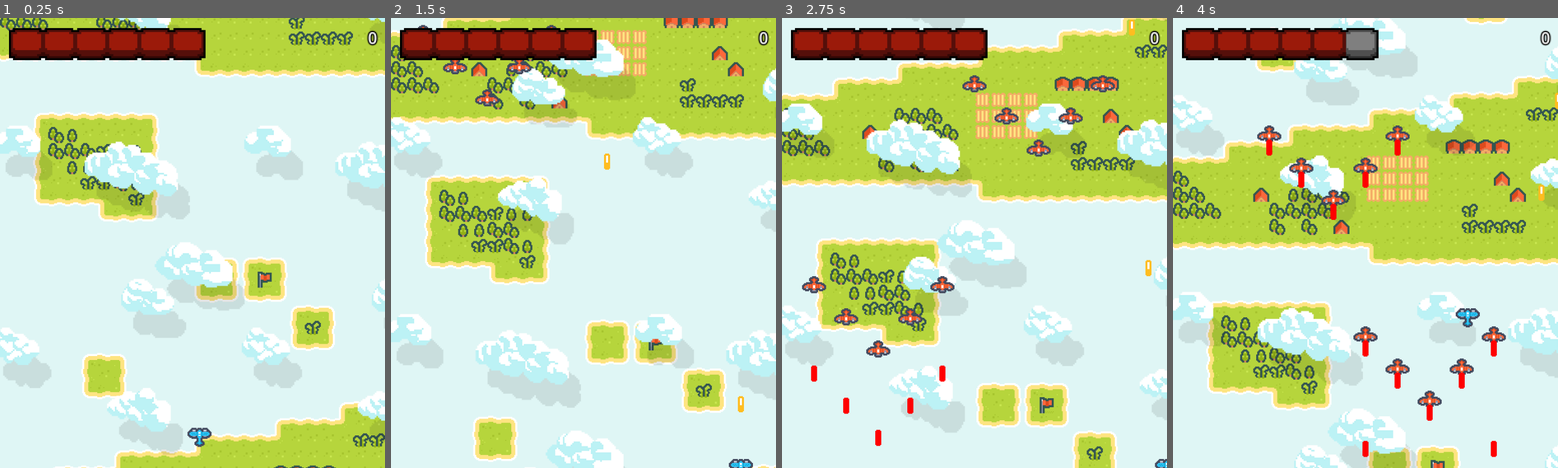
Above: before the commit, frames 1-4 (left to right).
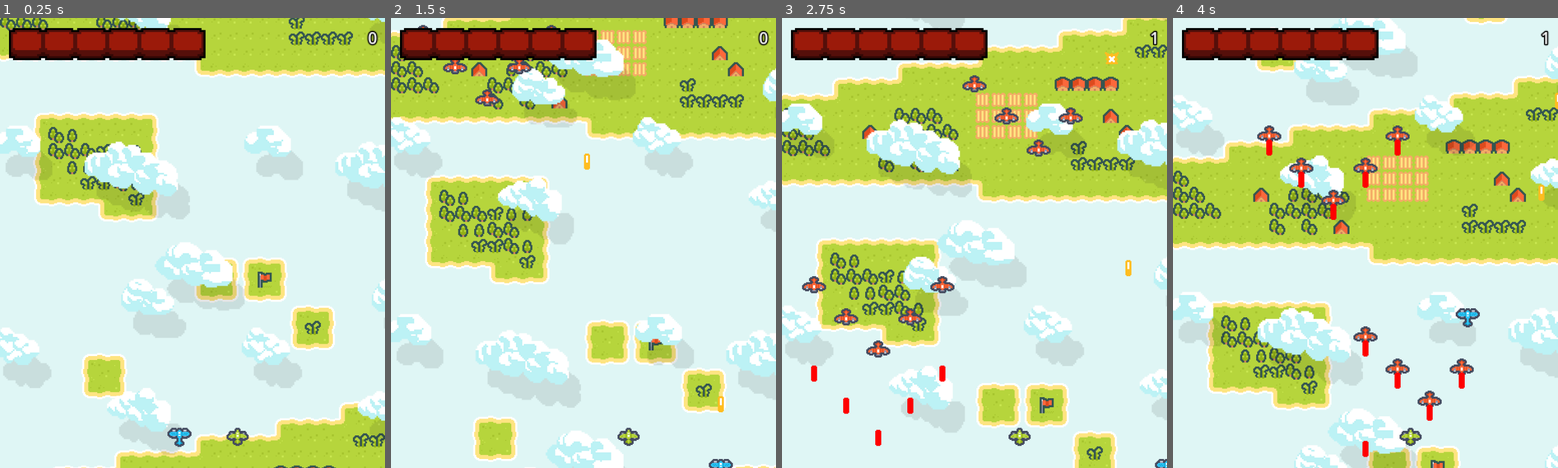
Above: after the commit, the same moments.

Repository: ProsaurusRex/Bullet-Hell-Lessons
Game: Godot game, scene res://game.tscn
The game is run twice, just before and just after one commit, with the same random seed, the same clock (stepped at 60 frames per second) and the same inputs.
Inputs:
- Up to frame 1 (0.25 s): no input
- Up to frame 2 (1.5 s): hold D (p1_right) 0.53-1.28 s; tap Space (p1_shoot) at 0.6, 1.35 s; hold S (p1_down) from 1.28 s (still down)
- Up to frame 3 (2.75 s): release S (p1_down) at 2.03 s; hold D (p1_right) from 2.03 s (still down); tap Space (p1_shoot) at 2.1 s
- Up to frame 4 (4 s): release D (p1_right) at 2.78 s; hold W (p1_up) 2.78-3.53 s; tap Space (p1_shoot) at 2.85, 3.6 s; hold A (p1_left) from 3.53 s (still down)

The runs differ from the first frame. In frame 1, 0.5% of the frame differs, in the area x 43-65%, y 91-96%; in frame 2, 0.6%; in frame 3, 0.6%; in frame 4, 1.0%, in the area x 44-99%, y 2-98%.

Commit message:
2 Players

Diff:
--- a/game.tscn
+++ b/game.tscn
@@ -7,6 +7,7 @@
 [ext_resource type="PackedScene" uid="uid://bnoywjb27d21m" path="res://bullet.tscn" id="4_rs8is"]
 [ext_resource type="Texture2D" uid="uid://c1naoplovwnwx" path="res://Sprites/empty_bar.png" id="4_vv5gn"]
 [ext_resource type="Texture2D" uid="uid://miky8mi4ni4l" path="res://Sprites/health_bar.png" id="5_ah4lj"]
+[ext_resource type="Texture2D" uid="uid://42vjpci0pg3w" path="res://Sprites/Ships/ship_0006.png" id="5_bqg38"]
 
 [sub_resource type="LabelSettings" id="LabelSettings_u5r7a"]
 outline_size = 5
@@ -22,10 +23,22 @@
 zoom = Vector2(2, 2)
 
 [node name="Player" parent="." node_paths=PackedStringArray("bullet_manager") instance=ExtResource("2_4sqo1")]
-position = Vector2(199, 417)
+position = Vector2(179, 417)
 rotation = -1.5708
 bullet_scene = ExtResource("4_rs8is")
 bullet_manager = NodePath("../Bullets")
+
+[node name="Player2" parent="." node_paths=PackedStringArray("bullet_manager") instance=ExtResource("2_4sqo1")]
+position = Vector2(237, 417)
+rotation = -1.5708
+player_sprite = ExtResource("5_bqg38")
+bullet_scene = ExtResource("4_rs8is")
+bullet_manager = NodePath("../Bullets")
+up = "p2_up"
+down = "p2_down"
+left = "p2_left"
+right = "p2_right"
+shoot = "p2_shoot"
 
 [node name="Enemies" type="Node2D" parent="."]
 
@@ -58,4 +71,5 @@
 texture_progress = ExtResource("5_ah4lj")
 
 [connection signal="damage_taken" from="Player" to="." method="_on_player_damage_taken"]
+[connection signal="damage_taken" from="Player2" to="." method="_on_player_damage_taken"]
 [connection signal="timeout" from="Timers/EnemyTimer" to="." method="_on_enemy_timer_timeout"]
--- a/player.gd
+++ b/player.gd
@@ -5,6 +5,7 @@
 @onready var gun_marker: Marker2D = $Marker2D
 
 # Variables for Bullets and Shooting
+@export var player_sprite: Texture = preload("res://Sprites/Ships/ship_0004.png")
 @export var bullet_scene: PackedScene
 @export var bullet_manager: Node2D
 var bullet_cooldown = 0.2
@@ -24,6 +25,10 @@
 @export var shoot = "p1_shoot"
 
 signal damage_taken(player, amount)
+
+
+func _ready():
+	$Sprite2D.texture = player_sprite
 
 
 func _physics_process(delta: float) -> void:
--- a/project.godot
+++ b/project.godot
@@ -48,6 +48,31 @@
 "events": [Object(InputEventKey,"resource_local_to_scene":false,"resource_name":"","device":-1,"window_id":0,"alt_press …(191 unchanged characters)…
 ]
 }
+p2_left={
+"deadzone": 0.5,
+"events": [Object(InputEventKey,"resource_local_to_scene":false,"resource_name":"","device":-1,"window_id":0,"alt_pressed":false,"shift_pressed":false,"ctrl_pressed":false,"meta_pressed":false,"pressed":false,"keycode":0,"physical_keycode":4194319,"key_label":0,"unicode":0,"location":0,"echo":false,"script":null)
+]
+}
+p2_right={
+"deadzone": 0.5,
+"events": [Object(InputEventKey,"resource_local_to_scene":false,"resource_name":"","device":-1,"window_id":0,"alt_pressed":false,"shift_pressed":false,"ctrl_pressed":false,"meta_pressed":false,"pressed":false,"keycode":0,"physical_keycode":4194321,"key_label":0,"unicode":0,"location":0,"echo":false,"script":null)
+]
+}
+p2_up={
+"deadzone": 0.5,
+"events": [Object(InputEventKey,"resource_local_to_scene":false,"resource_name":"","device":-1,"window_id":0,"alt_pressed":false,"shift_pressed":false,"ctrl_pressed":false,"meta_pressed":false,"pressed":false,"keycode":0,"physical_keycode":4194320,"key_label":0,"unicode":0,"location":0,"echo":false,"script":null)
+]
+}
+p2_down={
+"deadzone": 0.5,
+"events": [Object(InputEventKey,"resource_local_to_scene":false,"resource_name":"","device":-1,"window_id":0,"alt_pressed":false,"shift_pressed":false,"ctrl_pressed":false,"meta_pressed":false,"pressed":false,"keycode":0,"physical_keycode":4194322,"key_label":0,"unicode":0,"location":0,"echo":false,"script":null)
+]
+}
+p2_shoot={
+"deadzone": 0.5,
+"events": [Object(InputEventKey,"resource_local_to_scene":false,"resource_name":"","device":-1,"window_id":0,"alt_pressed":false,"shift_pressed":false,"ctrl_pressed":false,"meta_pressed":false,"pressed":false,"keycode":0,"physical_keycode":4194325,"key_label":0,"unicode":0,"location":0,"echo":false,"script":null)
+]
+}
 
 [rendering]
 
Not shown: 1 places in game.tscn that only renumber resources
